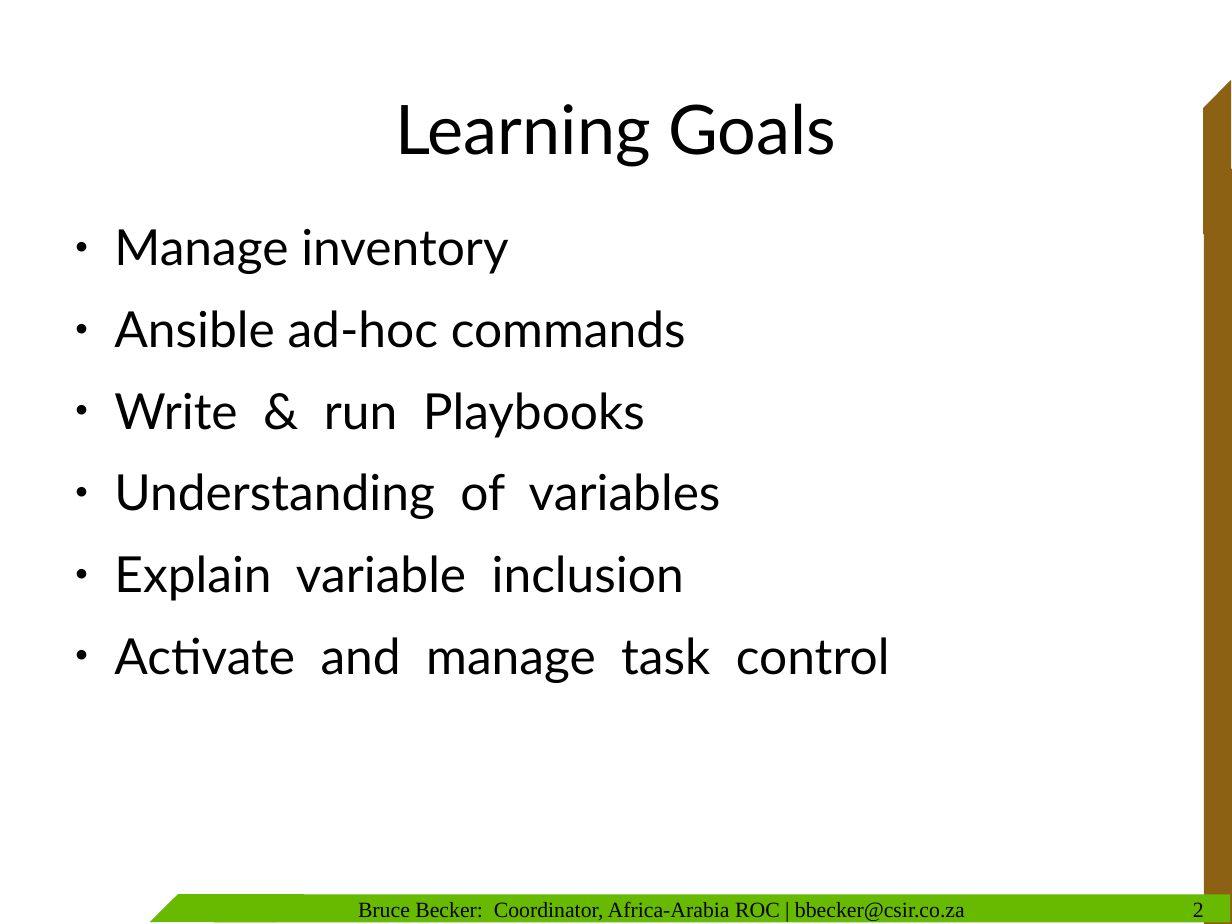
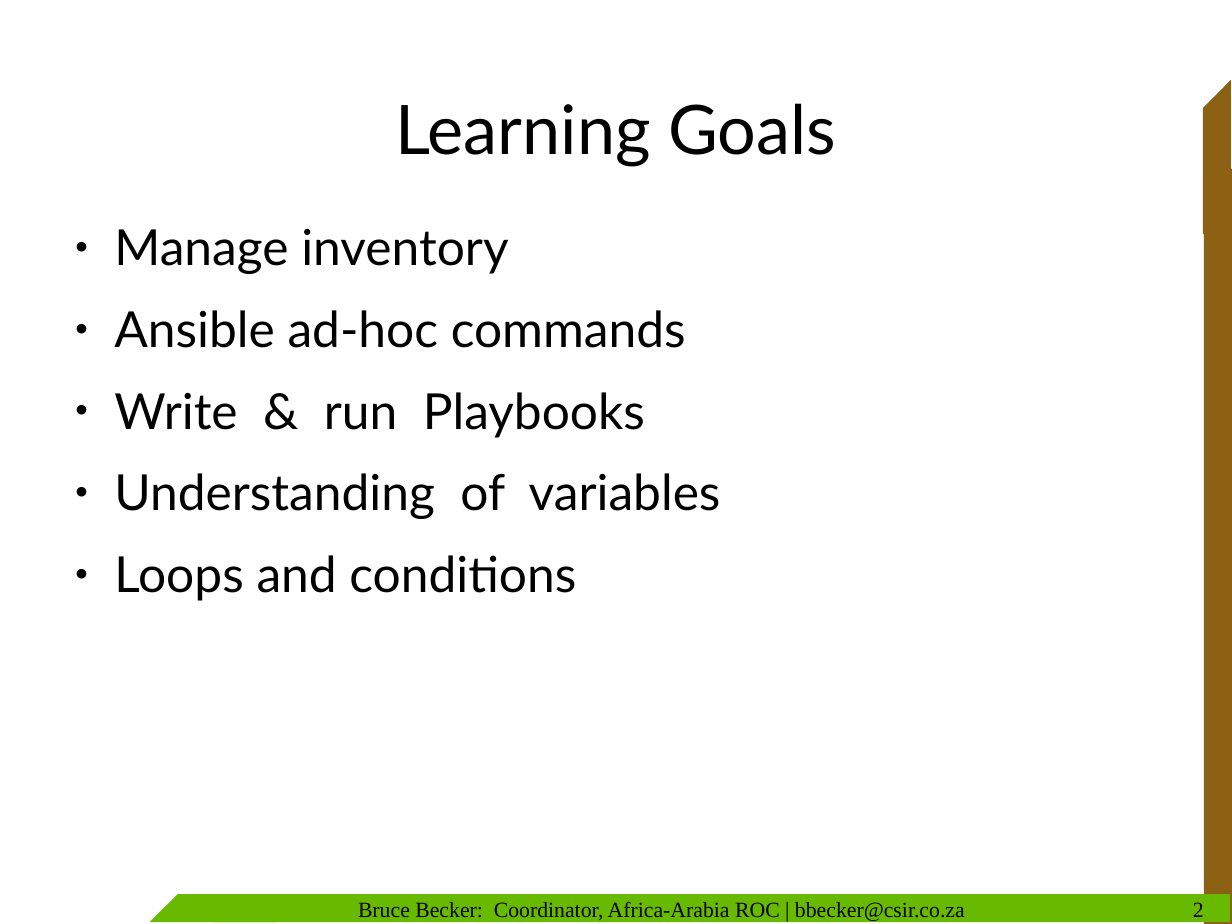
Before and after one commit to AAROC/AnsibleBootCamp, a slide deck: slide 2 of Deeper into Ansible.odp. Drawn at 1232x924 pixels with LibreOffice and Linux fonts; fonts in the diff are those of the drawing; background and template pictures are left out. Boxes give left, top, right and bottom in pixels: in the first picture for what was removed or moved away, otherwise in the second. Text is boxed around its words. In the diff, an @@ line names an element or a change of style, - is before the commit and + after.

```diff
--- a/Deeper into Ansible.odp
+++ b/Deeper into Ansible.odp
@@ text at bbox=[114, 555, 576, 601]: text changed @@
-● Explain variable inclusion
-● Activate and manage task control
+● Loops and conditions
```
Also in this commit, not shown: 7 other slides changed, 18 slides added, 6 slides removed.
